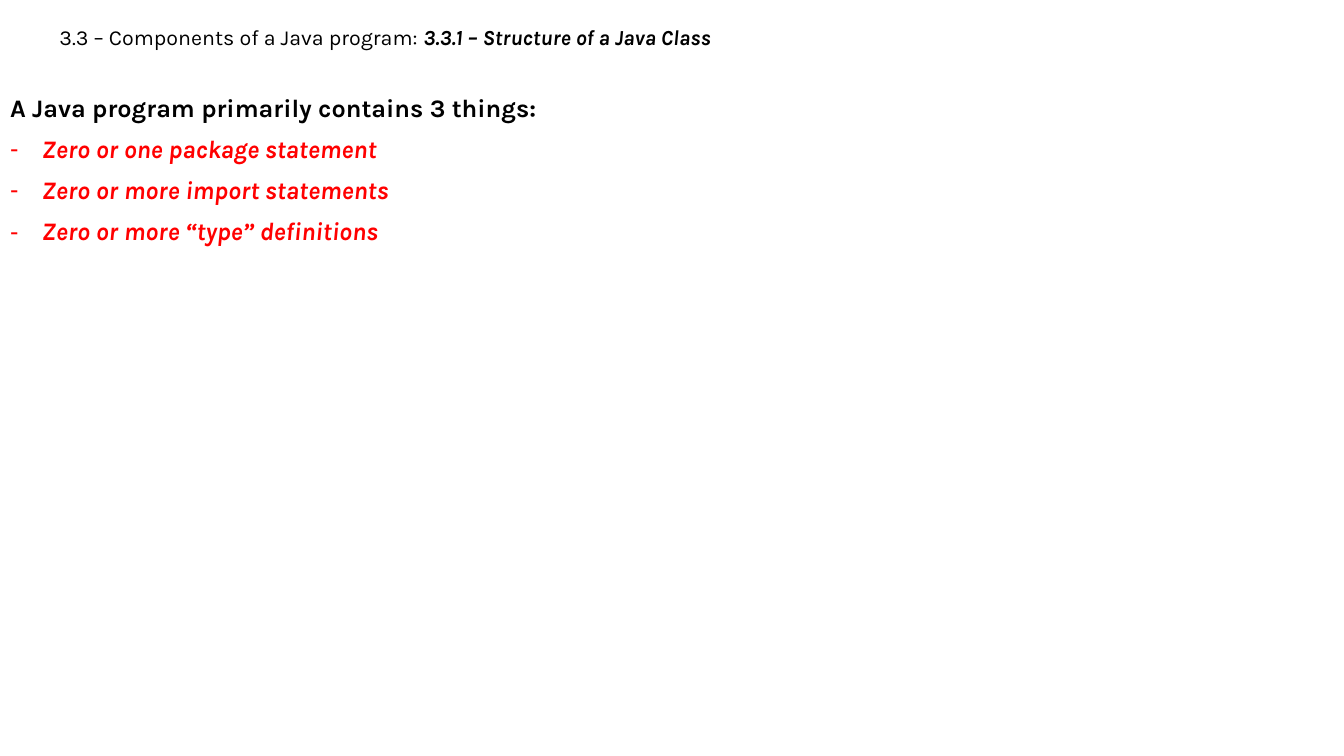
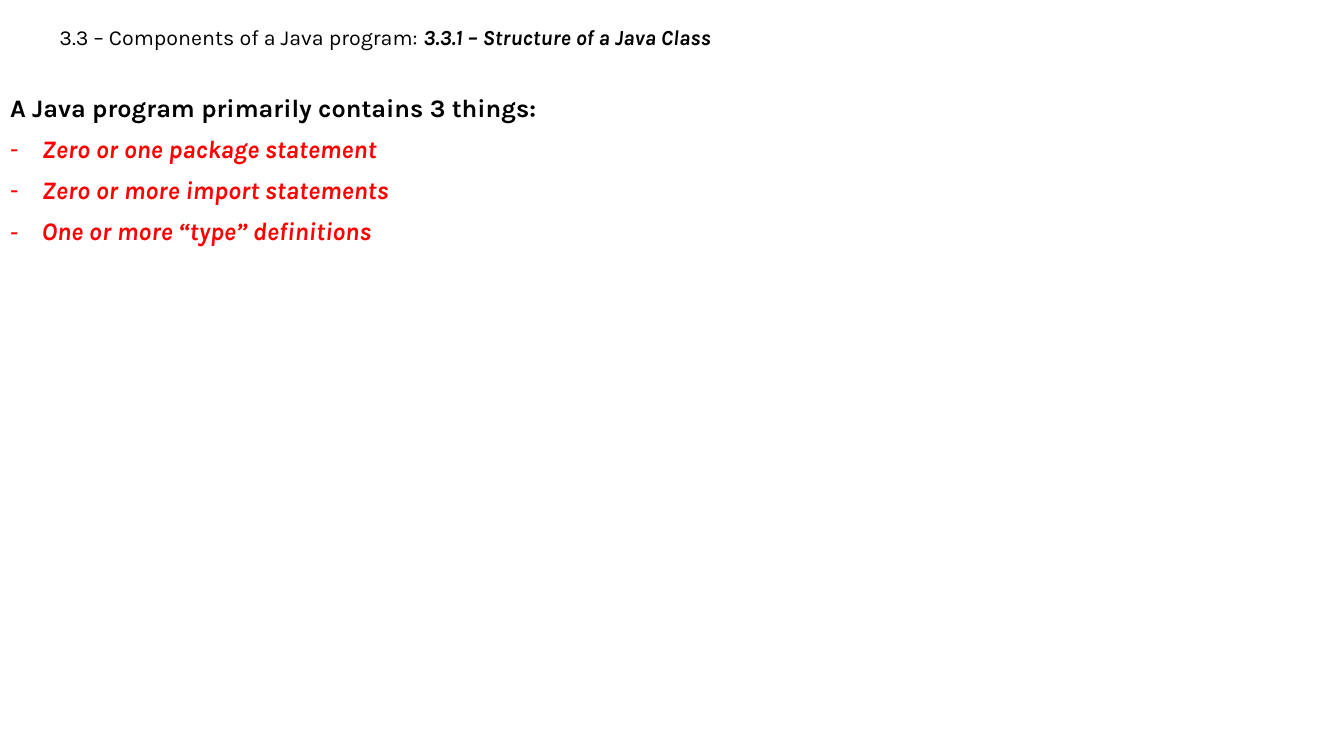
Before and after one commit to MaiDinhVinh/CS-Java, a slide deck: slide 3 of Java SE 8 Teaching Material/Chapter 3 - Java Basic.pptx. Drawn at 1344x756 pixels with LibreOffice and Linux fonts; fonts in the diff are those of the drawing. Boxes give left, top, right and bottom in pixels: in the first picture for what was removed or moved away, otherwise in the second. Text is boxed around its words. In the diff, an @@ line names an element or a change of style, - is before the commit and + after.

```diff
--- a/Java SE 8 Teaching Material/Chapter 3 - Java Basic.pptx
+++ b/Java SE 8 Teaching Material/Chapter 3 - Java Basic.pptx
@@ text at <box>42,222,371,247</box>: text changed @@
-– Zero or more “type” definitions
+– One or more “type” definitions
```
Also in this commit, not shown: 2 other slides changed, 3 slides added.
